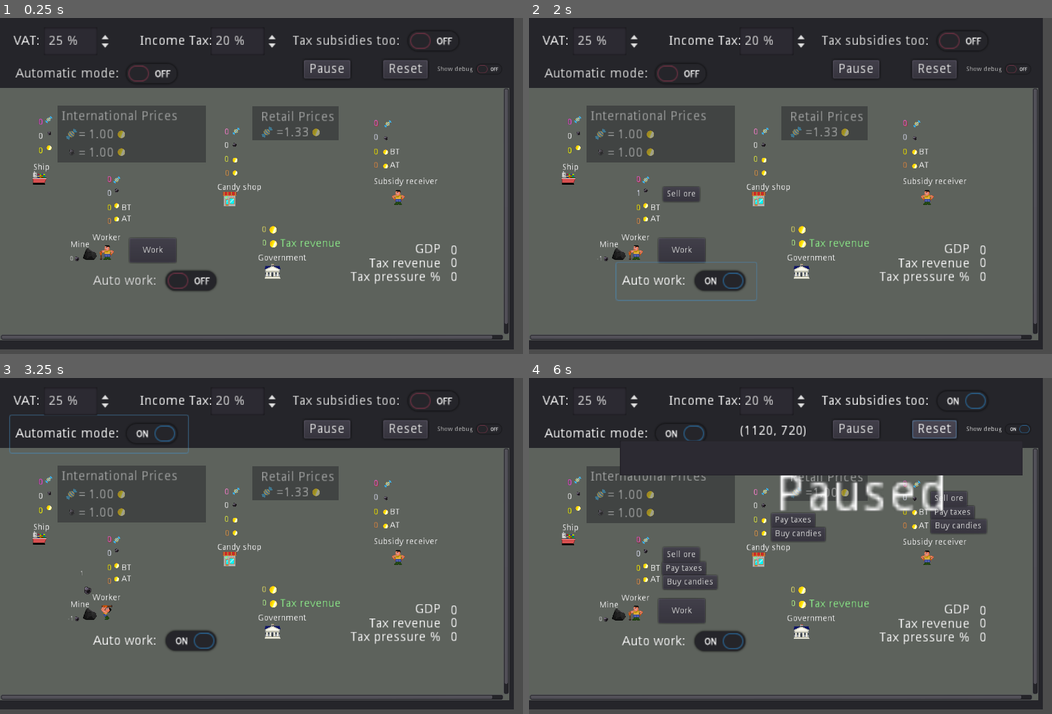
Above: before the commit, frames 1-4 (two rows, left to right).
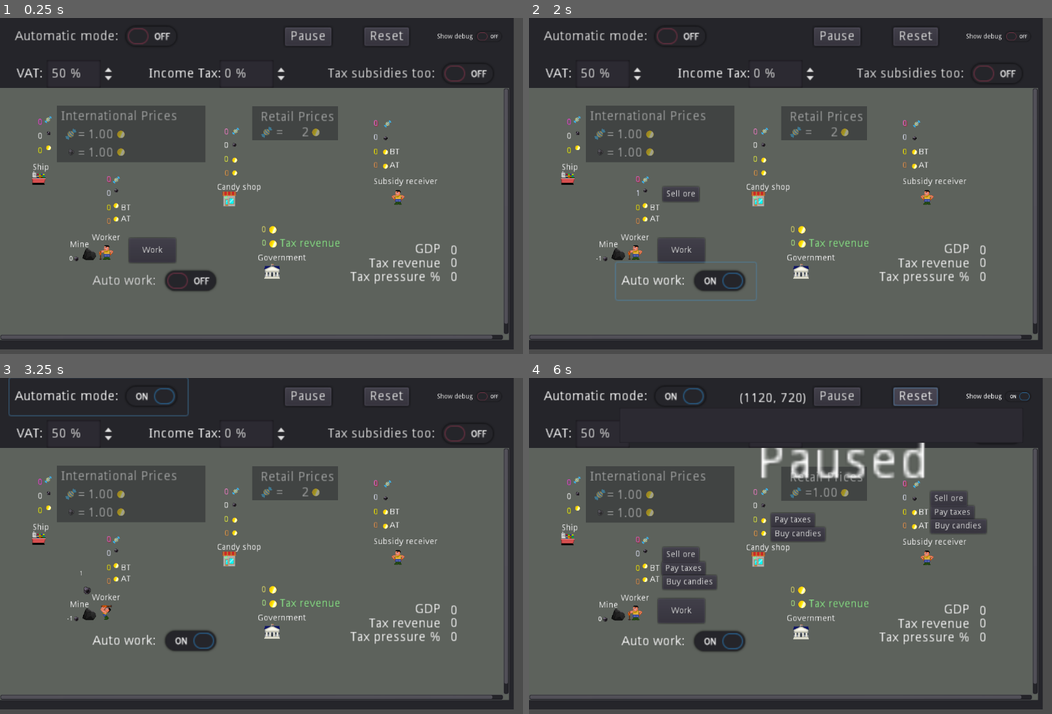
Above: after the commit, the same moments.

Repository: carlostgit/taxes
Game: Godot game, scene res://Control.tscn
The game is run twice, just before and just after one commit, with the same random seed, the same clock (stepped at 60 frames per second) and the same inputs.
Inputs:
- Up to frame 1 (0.25 s): no input
- Up to frame 2 (2 s): click "Work" at 0.5 s; click "Auto work:" at 1.25 s
- Up to frame 3 (3.25 s): click "Sell ore" at 2 s; click "Automatic mode:" at 2.75 s
- Up to frame 4 (6 s): click "Tax subsidies too:" at 3.5 s; click "Show debug" at 4.25 s; click "Pause" at 5 s; click "Reset" at 5.75 s

The runs differ from the first frame. In frame 1, 4.7% of the frame differs, in the area x 0-98%, y 2-96%; in frame 2, 4.8%; in frame 3, 5.1%; in frame 4, 13%.

Commit message:
He actualizado a Godot 3.5, y he exportado a html5, ya sin problemas de casques por el cambio de versión, creo. Y he hecho algunos cambios en la configuración del proyecto, y en la organización de la interfaz de usuario

Diff:
--- a/Control.tscn
+++ b/Control.tscn
@@ -37,16 +37,14 @@
 mouse_filter = 1
 custom_styles/panel = SubResource( 1 )
 
-[node name="MainScene" parent="Panel/ScrollContainer/Panel" groups=[
-"main_scene_group",
-] instance=ExtResource( 2 )]
+[node name="MainScene" parent="Panel/ScrollContainer/Panel" groups=["main_scene_group"] instance=ExtResource( 2 )]
 position = Vector2( 0, 0 )
 
 [node name="Button_pause" type="Button" parent="Panel"]
-margin_left = 650.0
-margin_top = 90.0
-margin_right = 700.0
-margin_bottom = 110.0
+margin_left = 610.0
+margin_top = 20.0
+margin_right = 660.0
+margin_bottom = 40.0
 rect_scale = Vector2( 2, 2 )
 text = "Pause"
 
@@ -61,23 +59,25 @@
 
 [node name="CheckButton_automatic_mode" type="CheckButton" parent="Panel"]
 margin_left = 20.0
-margin_top = 80.0
 margin_right = 211.0
-margin_bottom = 120.0
+margin_bottom = 40.0
 rect_scale = Vector2( 2, 2 )
 hint_tooltip = "Automatic mode. If activated, each actor will pay taxes, buy candies, sell products automatically. When activated, it will automatically activate the Auto work for the worker."
 text = "Automatic mode:"
 
 [node name="SpinBox_VAT" type="SpinBox" parent="Panel"]
-margin_left = 91.789
-margin_top = 20.0
-margin_right = 165.789
-margin_bottom = 50.0
+margin_left = 100.0
+margin_top = 90.0
+margin_right = 174.0
+margin_bottom = 120.0
 rect_scale = Vector2( 2, 2 )
 hint_tooltip = "Value Added Tax. % of income that goes to the government in each purchase of a consumer  product"
 max_value = 99.0
-value = 25.0
+value = 50.0
 suffix = "%"
+__meta__ = {
+"_edit_use_anchors_": false
+}
 
 [node name="Label_VAT" type="Label" parent="Panel/SpinBox_VAT"]
 margin_left = -36.0
@@ -90,13 +90,12 @@
 valign = 1
 
 [node name="SpinBox_corp_tax" type="SpinBox" parent="Panel"]
-margin_left = 450.0
-margin_top = 20.0
-margin_right = 524.0
-margin_bottom = 50.0
+margin_left = 470.0
+margin_top = 90.0
+margin_right = 544.0
+margin_bottom = 120.0
 rect_scale = Vector2( 2, 2 )
 hint_tooltip = "Flat Income Tax. % of income that goes to government, from the income of a person"
-value = 20.0
 suffix = "%"
 
 [node name="Label_corporate_tax" type="Label" parent="Panel/SpinBox_corp_tax"]
@@ -109,27 +108,27 @@
 valign = 1
 
 [node name="CheckButton_tax_subsidies_too" type="CheckButton" parent="Panel/SpinBox_corp_tax"]
-margin_left = 73.1461
+margin_left = 100.0
 margin_top = -5.0
-margin_right = 278.146
+margin_right = 305.0
 margin_bottom = 35.0
 hint_tooltip = "Tax subsidies too. If activated, Income Tax will be applied also to subsidies, and not only to labour income"
 text = "Tax subsidies too:"
 align = 2
 
 [node name="Button_reset" type="Button" parent="Panel"]
-margin_left = 820.0
-margin_top = 90.0
-margin_right = 868.0
-margin_bottom = 110.0
+margin_left = 780.0
+margin_top = 20.0
+margin_right = 828.0
+margin_bottom = 40.0
 rect_scale = Vector2( 2, 2 )
 text = "Reset"
 
 [node name="CheckButton_show_debug" type="CheckButton" parent="."]
 margin_left = 930.0
-margin_top = 90.0
-margin_right = 1066.0
-margin_bottom = 130.0
+margin_top = 20.0
+margin_right = 1086.0
+margin_bottom = 60.0
 text = "Show debug"
 
 [node name="Label_reso" type="Label" parent="CheckButton_show_debug"]
@@ -147,6 +146,7 @@
 margin_top = 44.0
 margin_right = 128.0
 margin_bottom = 119.0
+
 [connection signal="pressed" from="Panel/Button_pause" to="." method="_on_Button_pause_pressed"]
 [connection signal="toggled" from="Panel/CheckButton_automatic_mode" to="." method="_on_CheckButton_automatic_mode_toggled"]
 [connection signal="value_changed" from="Panel/SpinBox_VAT" to="." method="_on_SpinBox_VAT_value_changed"]
--- a/project.godot
+++ b/project.godot
@@ -10,31 +10,34 @@
 
 _global_script_classes=[  ]
 _global_script_class_icons={
-
 }
 
 [application]
 
 config/name="Taxes"
 run/main_scene="res://Control.tscn"
-config/icon="res://icon.png"
+run/disable_stdout=true
+run/disable_stderr=true
+config/auto_accept_quit=false
+config/quit_on_go_back=false
 
 [display]
 
 window/size/width=1120
 window/size/height=720
+window/size/resizable=false
 window/size/test_width=1120
 window/size/test_height=720
-window/stretch/mode="2d"
-window/stretch/aspect="keep_width"
+window/dpi/allow_hidpi=true
+window/stretch/mode="viewport"
 
 [input]
 
 ui_accept={
 "deadzone": 0.5,
-"events": [ Object(InputEventKey,"resource_local_to_scene":false,"resource_name":"","device":0,"alt":false,"shift":false,"control":false,"meta":false,"command":false,"pressed":false,"scancode":16777221,"unicode":0,"echo":false,"script":null)
-, Object(InputEventKey,"resource_local_to_scene":false,"resource_name":"","device":0,"alt":false,"shift":false,"control":false,"meta":false,"command":false,"pressed":false,"scancode":16777222,"unicode":0,"echo":false,"script":null)
-, Object(InputEventKey,"resource_local_to_scene":false,"resource_name":"","device":0,"alt":false,"shift":false,"control":false,"meta":false,"command":false,"pressed":false,"scancode":32,"unicode":0,"echo":false,"script":null)
+"events": [ Object(InputEventKey,"resource_local_to_scene":false,"resource_name":"","device":0,"alt":false,"shift":false,"control":false,"meta":false,"command":false,"pressed":false,"scancode":16777221,"physical_scancode":0,"unicode":0,"echo":false,"script":null)
+, Object(InputEventKey,"resource_local_to_scene":false,"resource_name":"","device":0,"alt":false,"shift":false,"control":false,"meta":false,"command":false,"pressed":false,"scancode":16777222,"physical_scancode":0,"unicode":0,"echo":false,"script":null)
+, Object(InputEventKey,"resource_local_to_scene":false,"resource_name":"","device":0,"alt":false,"shift":false,"control":false,"meta":false,"command":false,"pressed":false,"scancode":32,"physical_scancode":0,"unicode":0,"echo":false,"script":null)
 , Object(InputEventJoypadButton,"resource_local_to_scene":false,"resource_name":"","device":0,"button_index":0,"pressure":0.0,"pressed":false,"script":null)
  ]
 }
@@ -43,10 +46,27 @@
 
 translations=PoolStringArray( "res://TaxesTranslations.en.translation", "res://TaxesTranslations.es.translation" )
 
+[physics]
+
+common/physics_fps=30
+3d/active_soft_world=false
+
 [rendering]
 
 quality/driver/driver_name="GLES2"
 quality/intended_usage/framebuffer_allocation=1
 quality/intended_usage/framebuffer_allocation.mobile=1
-vram_compression/import_etc=true
-environment/default_environment="res://default_env.tres"
+quality/directional_shadow/size=1024
+quality/directional_shadow/size.mobile=1024
+quality/shadow_atlas/size=1024
+quality/shadow_atlas/size.mobile=1024
+quality/shadows/filter_mode=0
+quality/reflections/texture_array_reflections=false
+quality/reflections/high_quality_ggx=false
+quality/reflections/irradiance_max_size=64
+quality/shading/force_vertex_shading=true
+quality/shading/force_lambert_over_burley=true
+quality/shading/force_blinn_over_ggx=true
+quality/filters/use_nearest_mipmap_filter=true
+quality/reflections/atlas_size=1024
+quality/depth/hdr=false
Not shown, changed: export_presets.cfg
